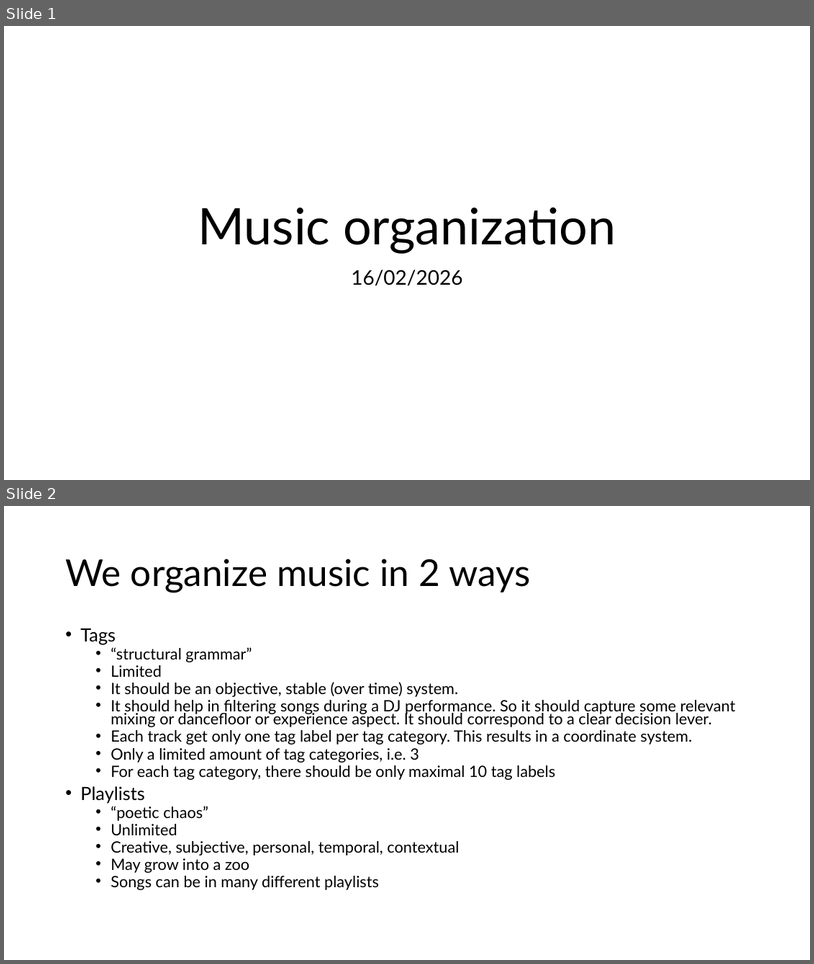
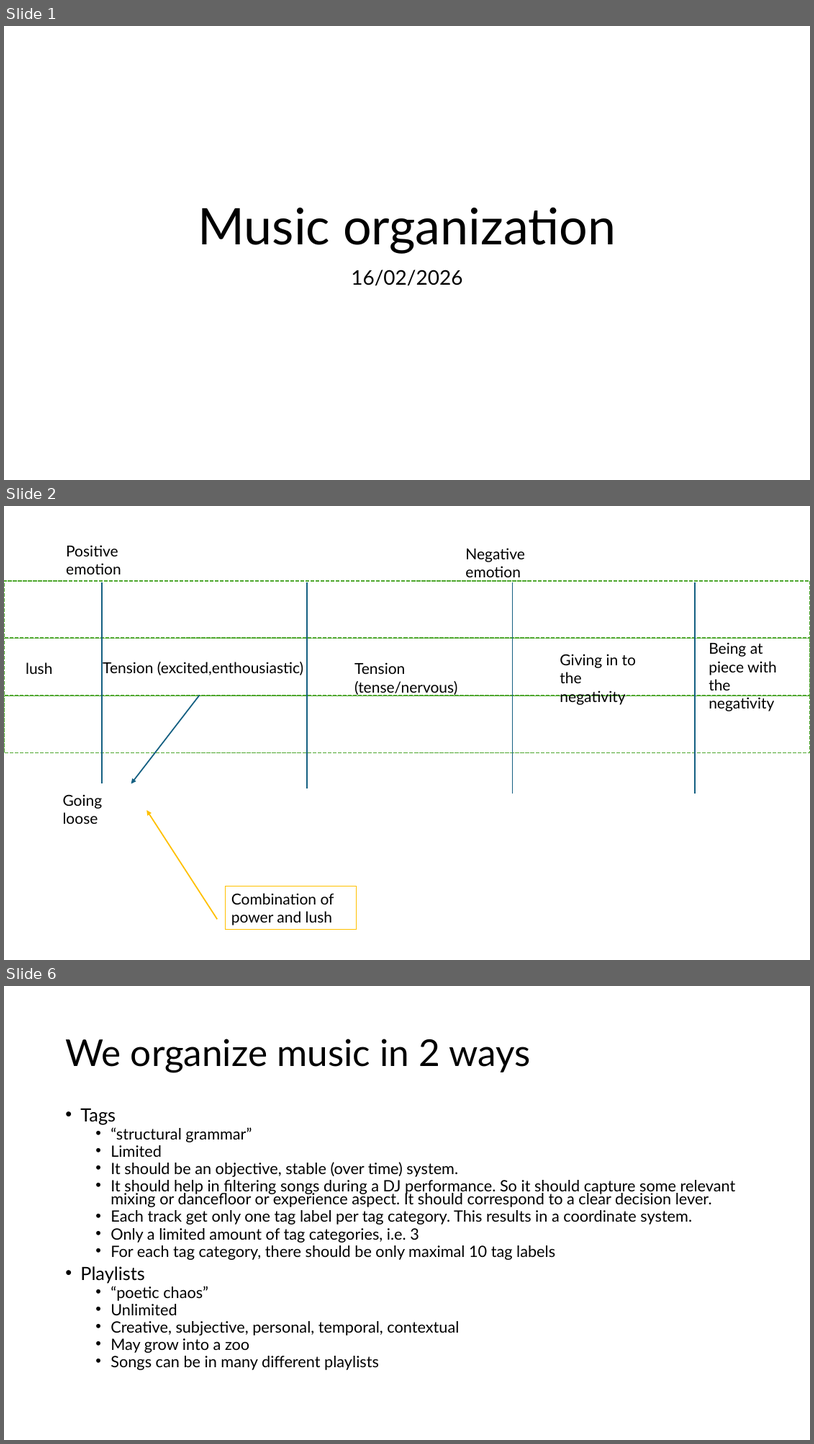
Before and after one commit to pier3100/OrangeJukebox750, a slide deck: MusicOrganization/Music organization.pptx. Shown one above the other, each under a label of ours: slides 1 and 2 before the commit, slides 1, 2 and 6 after it; the slides between them are not shown. The pictures are 814x964 and 814x1444 pixels, drawn with LibreOffice and Linux fonts; fonts in the diff are those of the drawing. Boxes give left, top, right and bottom in pixels: in the first picture for what was removed or moved away, otherwise in the second. Text is boxed around its words. In the diff, an @@ line names an element or a change of style, - is before the commit and + after.

```diff
--- a/MusicOrganization/Music organization.pptx
+++ b/MusicOrganization/Music organization.pptx
@@ slide 2 added at bbox=[4, 506, 810, 960], background #FFFFFF @@
@@ text added at bbox=[66, 545, 121, 574], 18 pt, text #000000 @@
+Positive emotion
@@ text added at bbox=[466, 548, 525, 581], 18 pt, text #000000 @@
+Negative emotion
@@ rectangle added at bbox=[4, 580, 810, 638], fill #FFFFFF, outline #4EA72E 1.5 pt dashed @@
@@ group added at bbox=[102, 582, 695, 793]: 4 lines @@
@@ line added from (218, 625) to (218, 625), #156082 1.5 pt @@
@@ rectangle added at bbox=[4, 638, 810, 695], fill #FFFFFF, outline #4EA72E 1.5 pt dashed @@
@@ text added at bbox=[560, 654, 636, 705], 18 pt, text #000000 @@
+Giving in to the negativity
@@ text added at bbox=[709, 642, 777, 711], 18 pt, text #000000 @@
+Being at piece with the negativity
@@ text added at bbox=[26, 662, 52, 674], 18 pt, text #000000 @@
+lush
@@ text added at bbox=[103, 662, 304, 675], 18 pt, text #000000 @@
+Tension (excited,enthousiastic)
@@ text added at bbox=[355, 662, 458, 695], 18 pt, text #000000 @@
+Tension (tense/nervous)
@@ rectangle added at bbox=[4, 695, 810, 753], fill #FFFFFF, outline #4EA72E 1.5 pt dashed @@
@@ arrow added from (199, 695) to (131, 784), #156082 1.5 pt @@
@@ text added at bbox=[63, 794, 103, 824], 18 pt, text #000000 @@
+Going loose
@@ arrow added from (218, 919) to (147, 810), #FFC000 1.5 pt @@
@@ rectangle added at bbox=[226, 886, 356, 929], outline #FFC000 0.75 pt, 18 pt, text #000000 @@
+Combination of power and lush
@@ what was slide 2 is now slide 6 @@
```
Also in this commit, not shown: 3 other slides added, 2 other files.
